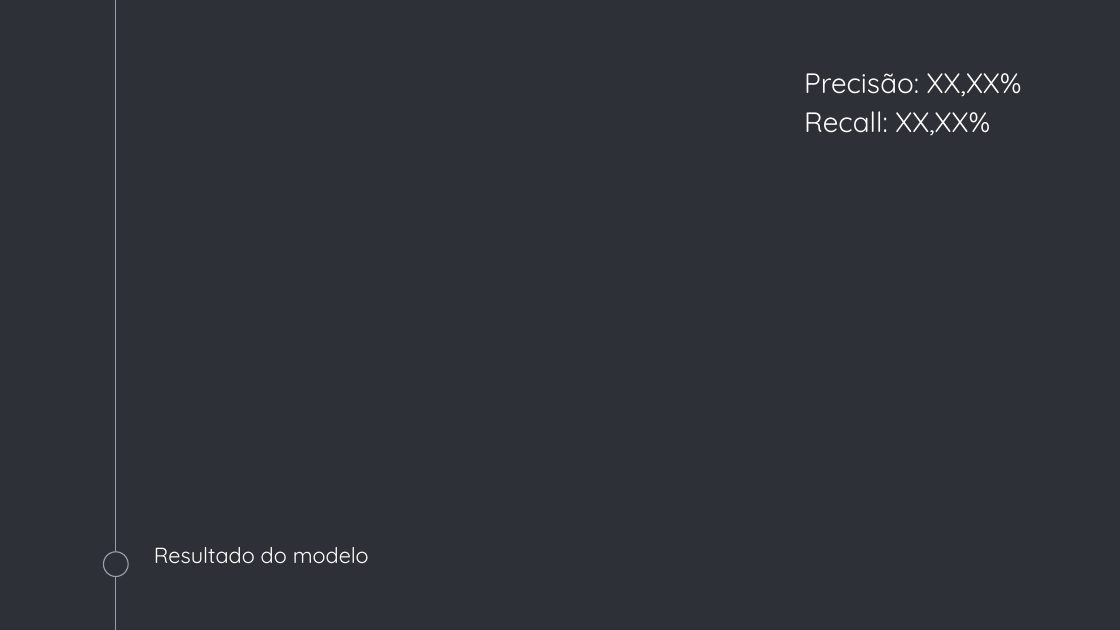
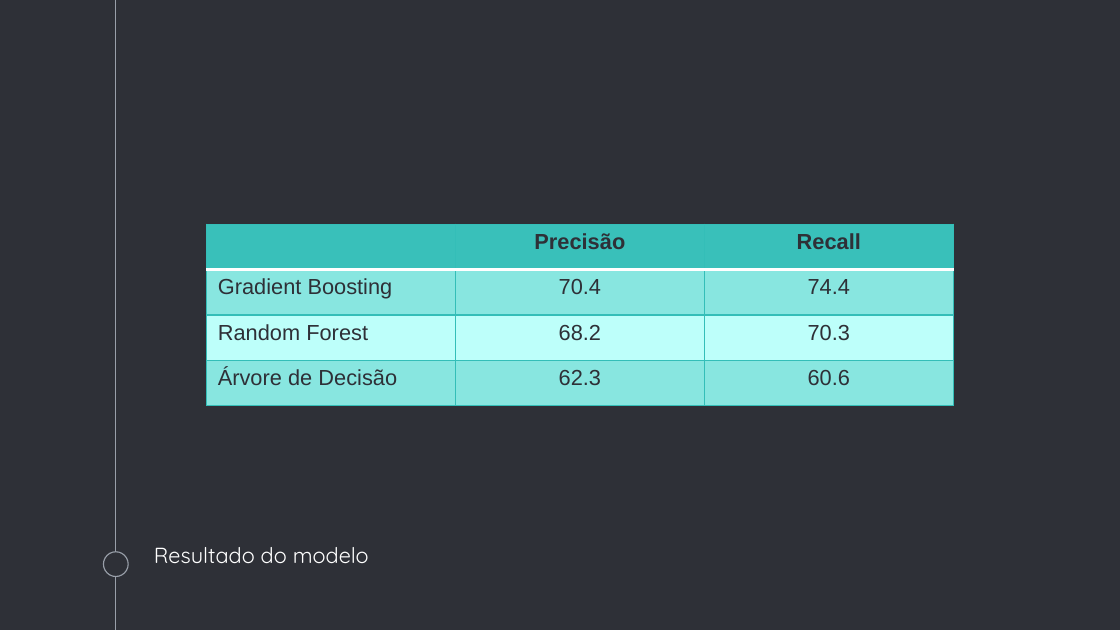
Before and after one commit to gustavomccoelho/ENEM-Test-Performance-Prediction, a slide deck: slide 40 of Apresentacao_Previsao_de_Desempenho_ENEM.pptx. Drawn at 1120x630 pixels with LibreOffice and Linux fonts; fonts in the diff are those of the drawing. Boxes give left, top, right and bottom in pixels: in the first picture for what was removed or moved away, otherwise in the second. Text is boxed around its words. In the diff, an @@ line names an element or a change of style, - is before the commit and + after.

```diff
--- a/Apresentacao_Previsao_de_Desempenho_ENEM.pptx
+++ b/Apresentacao_Previsao_de_Desempenho_ENEM.pptx
@@ text removed at (804, 73, 1022, 135) @@
-Precisão: XX,XX%
-Recall: XX,XX%
@@ table added at (206, 224, 952, 405), 4 rows, 3 columns @@
+ | Precisão | Recall
+Gradient Boosting | 70.4 | 74.4
+Random Forest | 68.2 | 70.3
+Árvore de Decisão | 62.3 | 60.6
```
Also in this commit, not shown: 1 other slide changed, 3 slides added.
